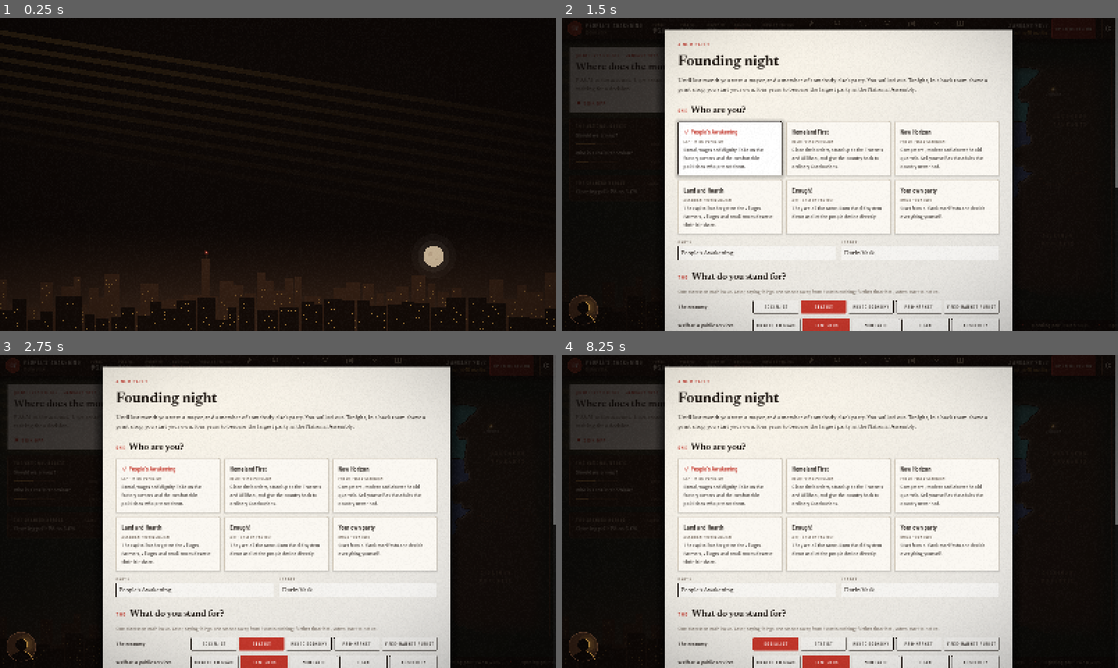
Above: before the commit, frames 1-4 (two rows, left to right).
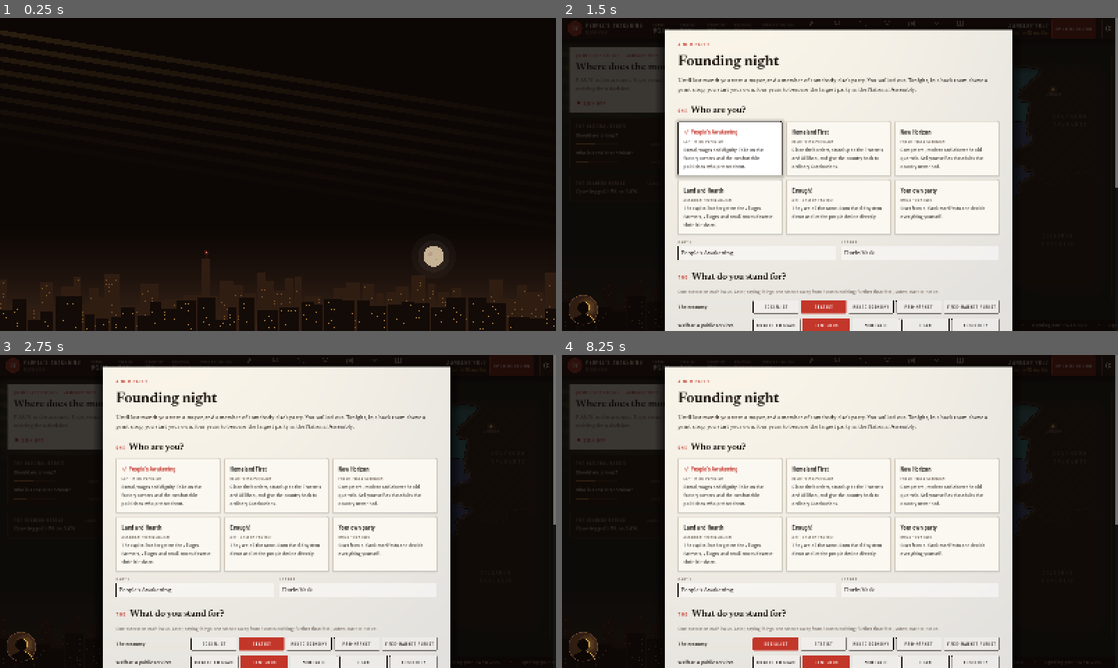
Above: after the commit, the same moments.

Repository: Hattakal/Cranebonistan
Game: Godot game, scene res://scenes/main.tscn
Same seed, same stepped clock (60 frames per second), same inputs: the game is played once before the commit and once after it.
Inputs (mouse positions are in pixels of both pictures, inside the frame that each line leads up to):
- Up to frame 1 (0.25 s): no input
- Up to frame 2 (1.5 s): click "DEBATES" at 0.5 s; tap Enter at 1.25 s; drag from (673, 183) to (895, 105) at 1.27 s
- Up to frame 3 (2.75 s): click "ELECTORATE" at 2 s
- Up to frame 4 (8.25 s): click "PLATFORM" at 2.75 s; click "COUNTRY" at 3.5 s; click "MEDIA" at 4.25 s; click "PARTIES" at 5 s; click "DIARY" at 5.75 s; click "OPEN DECISION" at 6.5 s; click (1106, 364) at 7.27 s; click "SOCIALIST" at 8 s

The runs differ from the first frame. In frame 1, less than 0.1% of the frame differs, in the area x 0-100%, y 92-100%; in frame 2, 0.9%; in frame 3, 0.9%, in the area x 1-100%, y 0-100%; in frame 4, 0.9%.

Commit message:
Film grain off by default, no grain on the paper
Ozan found the look glittery and hard on the eyes. The moving grain
over the whole screen and the speckle in the paper were the glitter;
grain stays as an option in Options.

Co-Authored-By: Claude Opus 5.5 <noreply@anthropic.com>
Claude-Session: https://claude.ai/code/session_01A3BWf2zTWvenptguSw7Uxe

Diff:
--- a/godot/scripts/settings.gd
+++ b/godot/scripts/settings.gd
@@ -7,7 +7,7 @@
 const PATH := "user://settings.cfg"
 const DEFAULTS := {
 	"look": "study",       # the colour scheme: Look.PALETTES
-	"grain": true,         # film grain and darker corners over the screen
+	"grain": false,        # film grain and darker corners over the screen (off: it shimmered)
 	"text": "normal",      # normal | large
 	"fullscreen": false,
 	"volume": 0.8,         # 0..1, everything (Carlos's voice for now)
--- a/godot/shaders/paper.gdshader
+++ b/godot/shaders/paper.gdshader
@@ -24,6 +24,6 @@
 	vec3 warm = vec3(1.02, 1.015, 1.0);
 	vec3 cool = vec3(0.92, 0.93, 0.95);
 	vec3 light = mix(warm, cool, smoothstep(0.05, 1.0, d));
-	float tooth = (hash(floor(lp)) - 0.5) * 0.022;
+	float tooth = 0.0;   // no paper grain: on screen it read as glitter
 	COLOR.rgb *= mix(vec3(1.0), light + tooth, strength);
 }
